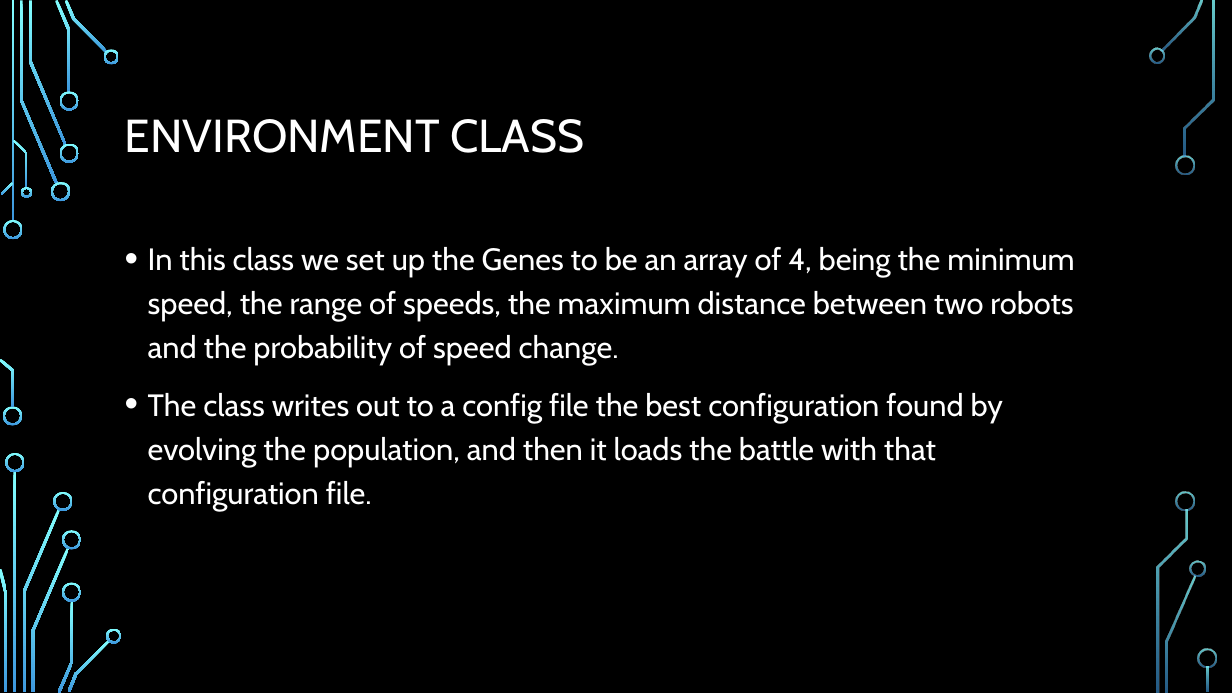
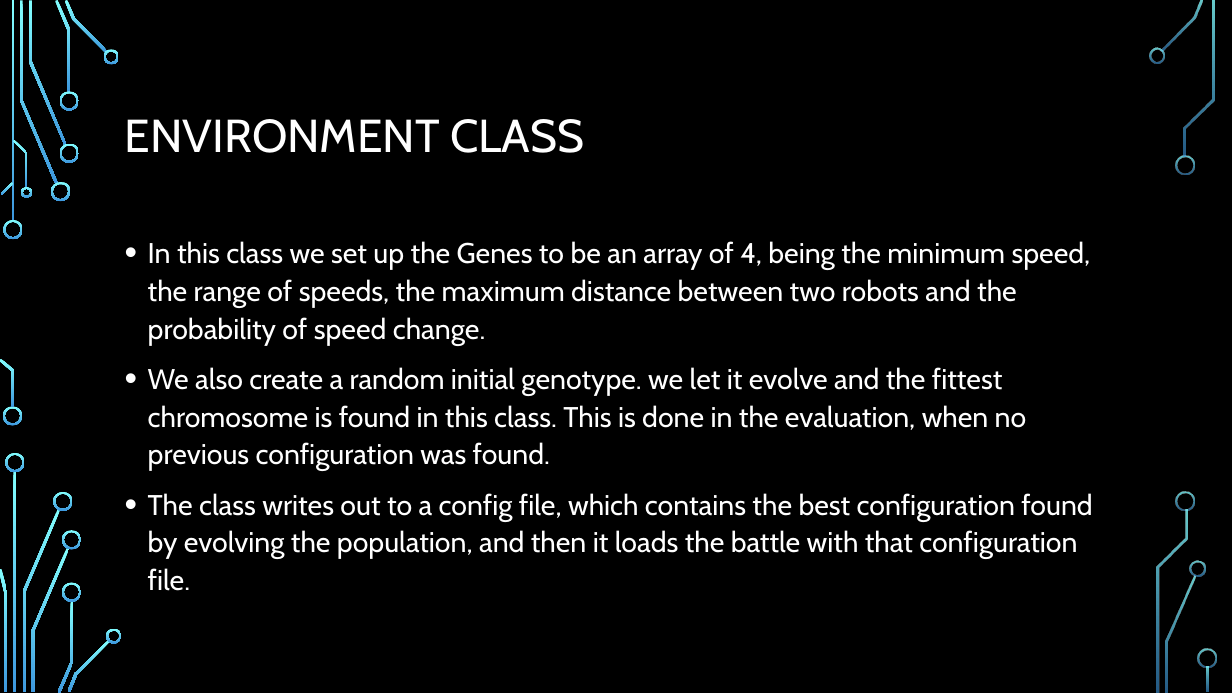
Before and after one commit to kacper97/AlgorithmForLab2, a slide deck: slide 4 of Presentation 2.pptx. Drawn at 1232x693 pixels with LibreOffice and Linux fonts; fonts in the diff are those of the drawing; background and template pictures are left out. Boxes give left, top, right and bottom in pixels: in the first picture for what was removed or moved away, otherwise in the second. Text is boxed around its words. In the diff, an @@ line names an element or a change of style, - is before the commit and + after.

```diff
--- a/Presentation 2.pptx
+++ b/Presentation 2.pptx
@@ text at <box>148,241,1091,346</box>: size 24 to 22.2 pt in "In this class we set up the ..."; line spacing 1.2 to 1.1 @@
@@ text at <box>148,367,1092,591</box>: text changed; size 24 to 22.2 pt @@
-• The class writes out to a config file the best configuration found by evolving the population, and then it loads the battle with that configuration file.
+• We also create a random initial genotype. we let it evolve and the fittest chromosome is found in this class. This is done in the evaluation, when no previous configuration was found.
+• The class writes out to a config file, which contains the best configuration found by evolving the population, and then it loads the battle with that configuration file.
```
Also in this commit, not shown: 4 other slides changed, 1 slide removed.
